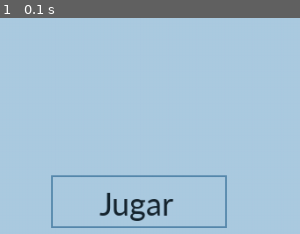
Above: before the commit, frame 1.
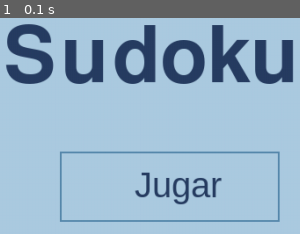
Above: after the commit, the same moment.

Repository: xxmileww/UTN-Pygame
Game: pygame game, started from main.py
Same seed, same stepped clock (60 frames per second), same inputs: the game is played once before the commit and once after it.
Inputs:
- Up to frame 1 (0.1 s): no input

The runs differ from the first frame. In frame 1, 18% of the frame differs, in the area x 2-98%, y 2-98%.

Commit message:
Titulo, centrado, fuentes y colores

Diff:
--- a/main.py
+++ b/main.py
@@ -11,7 +11,8 @@
 ancho_ventana = int(ancho_pantalla * 0.8)
 alto_ventana = int(alto_pantalla * 0.8)
 
-fuente = pygame.font.SysFont("Calibri", 40)
+fuente_botones = pygame.font.SysFont("Arial", 40)
+fuente_titulo = pygame.font.SysFont("Bauhaus 93", 130)
 
 pantalla = pygame.display.set_mode((ancho_ventana, alto_ventana))
 
@@ -22,13 +23,19 @@
 porcentaje_fondo = 100
 
 color_fondo = (172, 203, 225)
+color_fuente = (40, 62, 99)
+
 
 musica_fondo = "musica.mp3"
 pygame.mixer.music.load(musica_fondo)
 pygame.mixer.music.set_volume(0.2)
 pygame.mixer.music.play(-1)
 
-boton_jugar = pygame.Rect(ancho_ventana // 2 - 100, alto_ventana // 2 - 60, 200, 60)
+alto_botones = 80
+ancho_botones = 250
+
+boton_jugar = pygame.Rect(ancho_pantalla * 0.33, alto_pantalla * 0.28, ancho_botones, alto_botones)
+# boton_quitar = pygame.Rect()
 
 ejecutando = True
 while ejecutando:
@@ -38,7 +45,9 @@
                 pygame.quit()
                 quit()
         pygame.draw.rect(pantalla, (87, 137, 173), boton_jugar, 2)
-        texto = fuente.render("Jugar", True, (23, 38, 48))
-        pantalla.blit(texto, (boton_jugar.x + 55, boton_jugar.y + 10))
+        titulo = fuente_titulo.render("Sudoku", True, color_fuente)
+        jugar = fuente_botones.render("Jugar", True, color_fuente)
+        pantalla.blit(titulo, (ancho_pantalla * 0.28, alto_pantalla * 0.07))
+        pantalla.blit(jugar, (boton_jugar.x + 85, boton_jugar.y + 15))
     pygame.display.flip()
     pantalla.fill(color_fondo)
